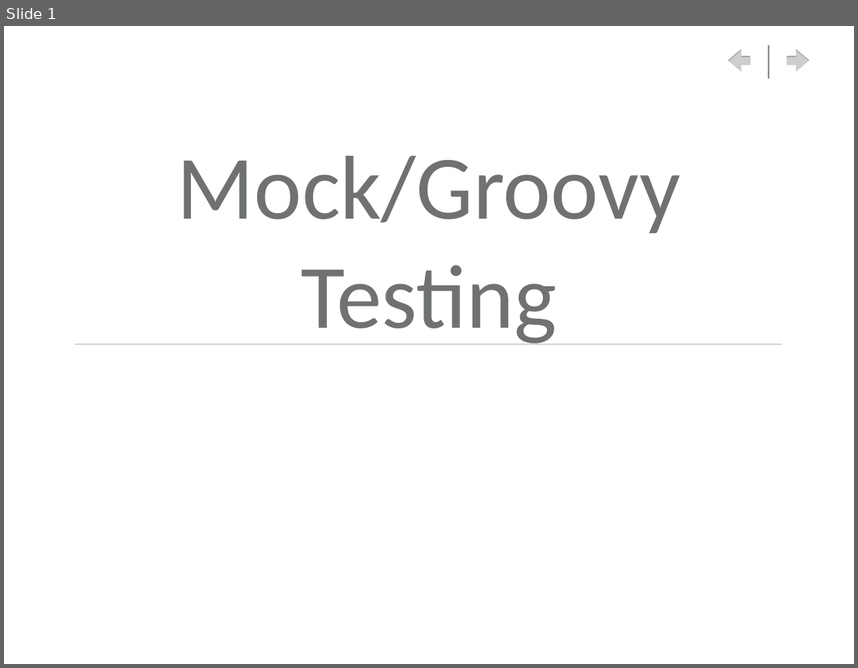
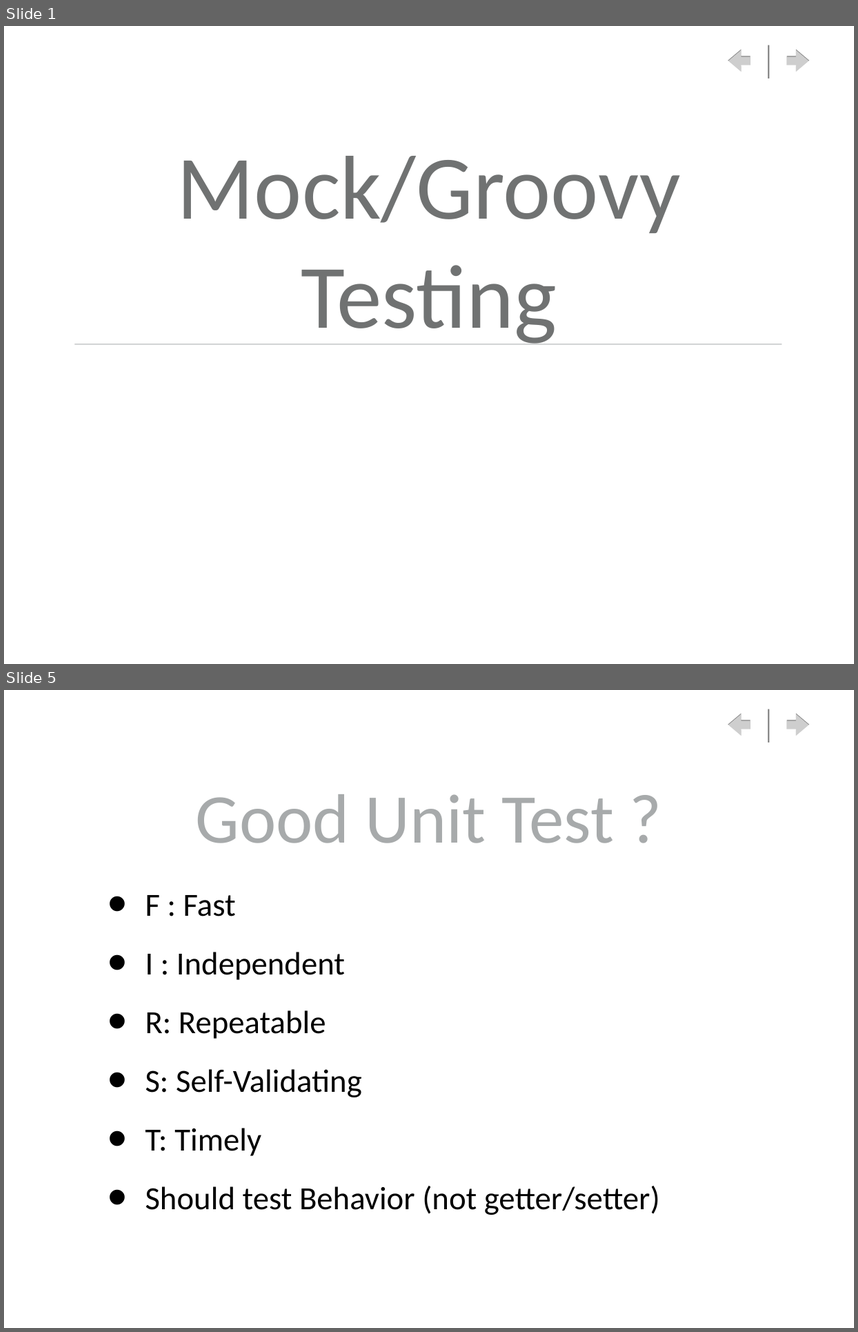
Before and after one commit to RaviVaranasi/mocktesting, a slide deck: docs/MockingGroovyTesting.ppt. Shown one above the other, each under a label of ours: slide 1 before the commit, slides 1 and 5 after it; the slides between them are not shown. The pictures are 858x668 and 858x1332 pixels, drawn with LibreOffice and Linux fonts; fonts in the diff are those of the drawing; background and template pictures are left out. Boxes give left, top, right and bottom in pixels: in the first picture for what was removed or moved away, otherwise in the second. Text is boxed around its words. In the diff, an @@ line names an element or a change of style, - is before the commit and + after.

```diff
--- a/docs/MockingGroovyTesting.ppt
+++ b/docs/MockingGroovyTesting.ppt
@@ slide 5 added at (x1=4, y1=690, x2=854, y2=1328), background picture (left out); not listed: 3 template elements that a slide beside it also shows @@
@@ title added at (x1=196, y1=794, x2=614, y2=843), 84 pt, text #A7AAAB @@
+Good Unit Test ?
@@ text added at (x1=145, y1=895, x2=660, y2=1214), 38.9 pt, text #000000 @@
+• F : Fast
+• I : Independent
+• R: Repeatable
+• S: Self-Validating
+• T: Timely
+• Should test Behavior (not getter/setter)
```
Also in this commit, not shown: 2 slides changed, 4 other slides added.
